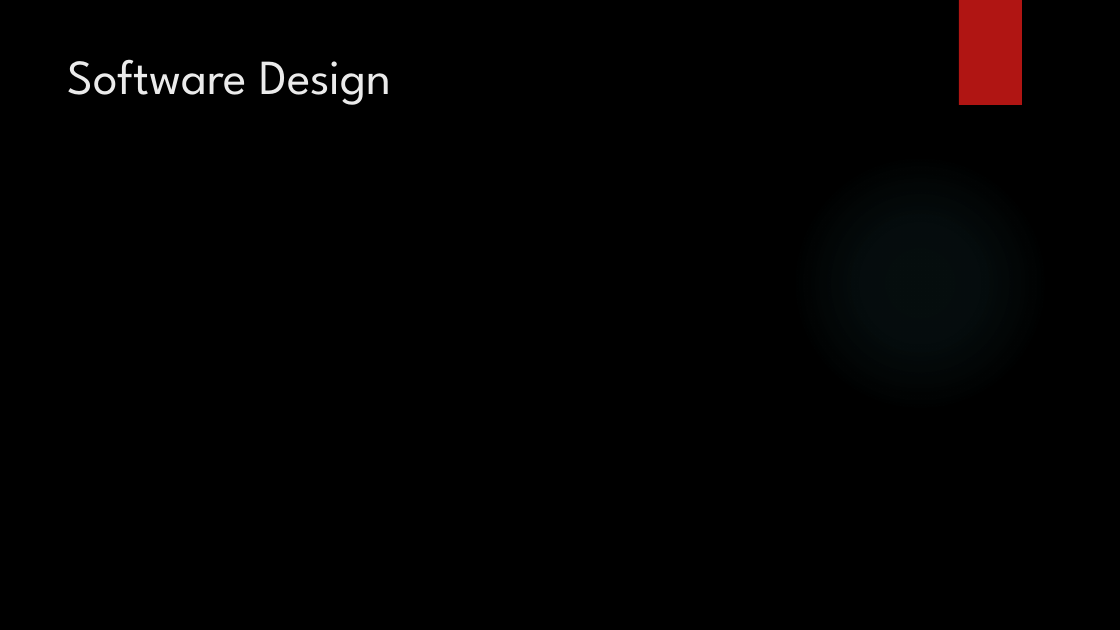
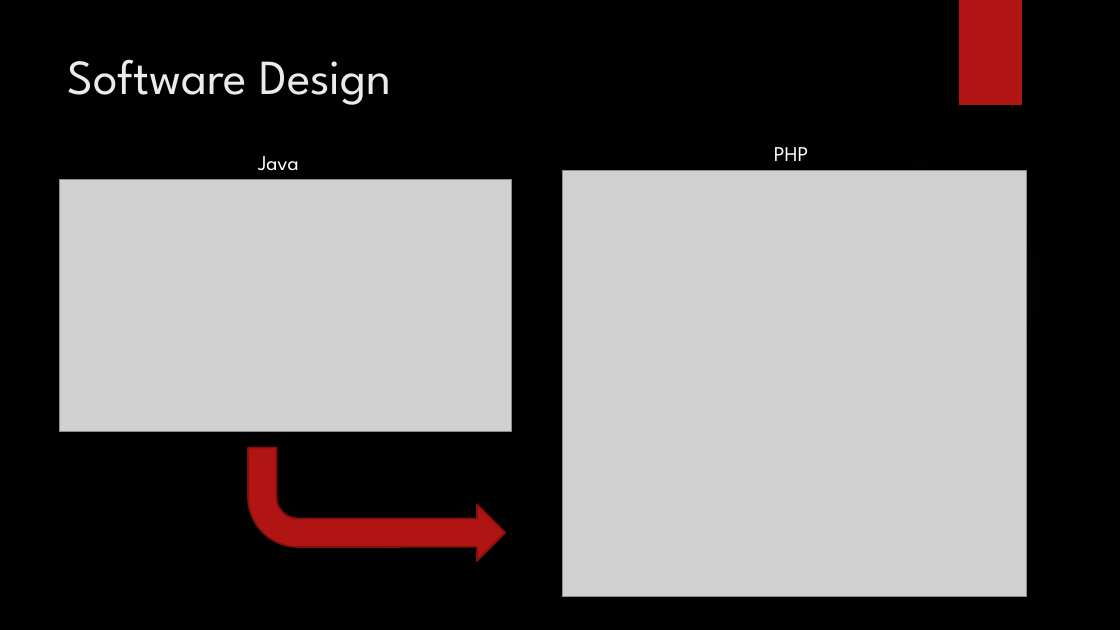
Before and after one commit to Boelensman1/DBL-Embedded-Systems, a slide deck: slide 6 of Mid-term presentation/Second/DBL Embedded Systems.pptx. Drawn at 1120x630 pixels with LibreOffice and Linux fonts; fonts in the diff are those of the drawing; grey boxes stand for pictures; background and template pictures are left out. Boxes give left, top, right and bottom in pixels: in the first picture for what was removed or moved away, otherwise in the second. Text is boxed around its words. In the diff, an @@ line names an element or a change of style, - is before the commit and + after.

Commit message:
Added codes to slide

```diff
--- a/Mid-term presentation/Second/DBL Embedded Systems.pptx
+++ b/Mid-term presentation/Second/DBL Embedded Systems.pptx
@@ text added at (774, 147, 809, 161), 18 pt, text #FFFFFF @@
+PHP
@@ text added at (258, 156, 299, 171), 18 pt, text #FFFFFF @@
+Java
@@ picture added at (562, 171, 1027, 597) @@
@@ picture added at (60, 180, 512, 432) @@
@@ bent arrow added at (248, 448, 505, 561), fill #B01513, outline #82100E 1.5 pt @@
```
Also in this commit, not shown: 2 other files.
